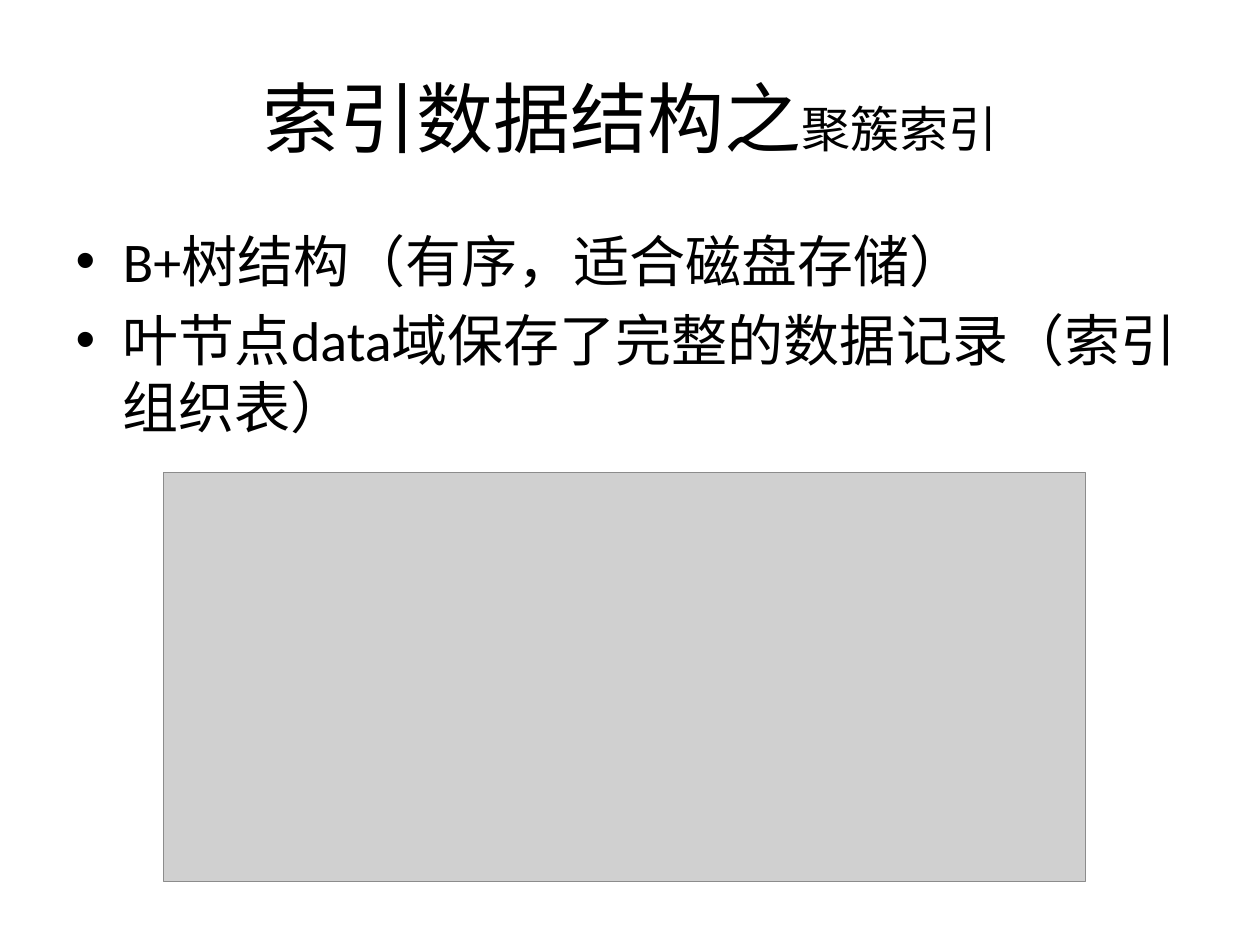
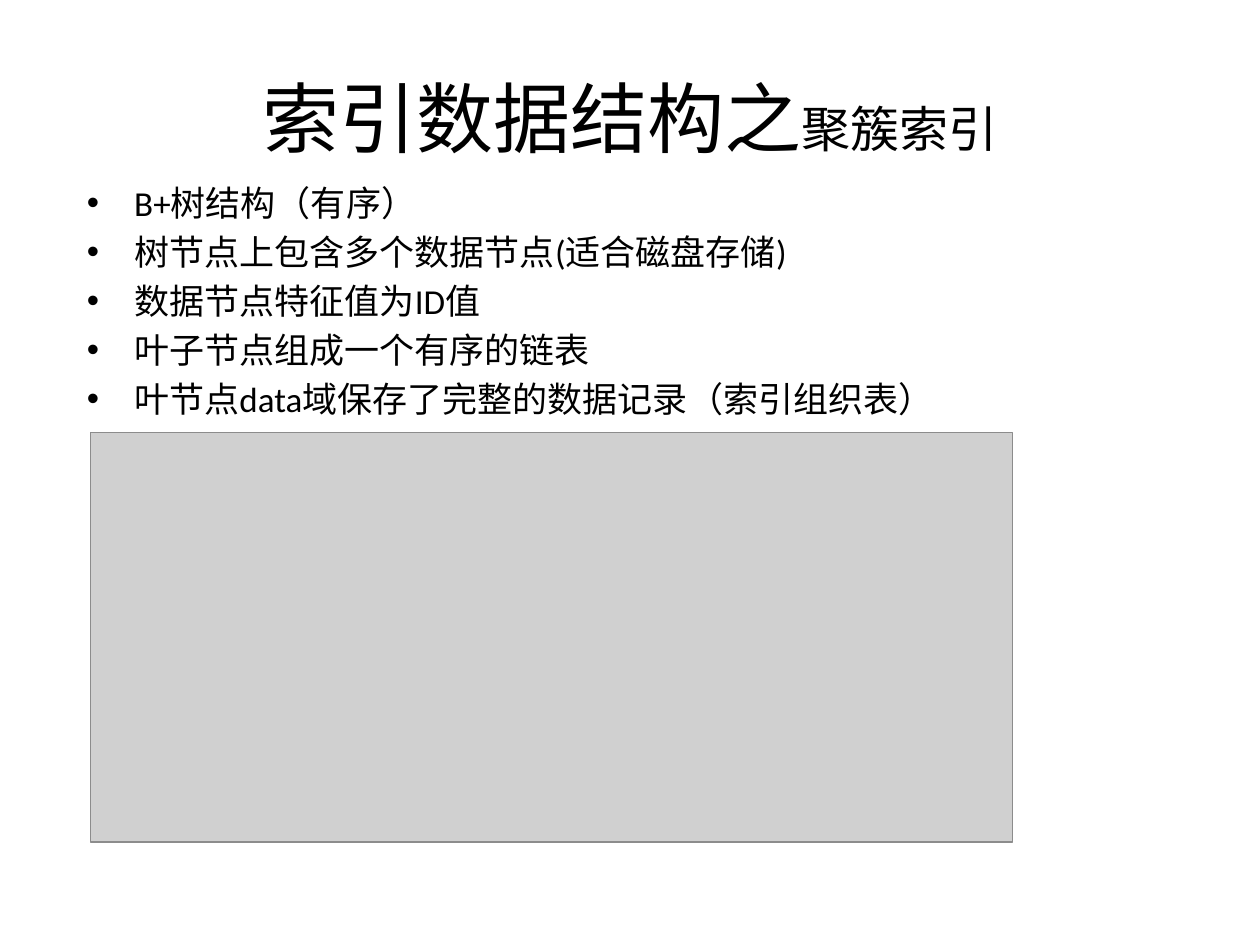
Before and after one commit to liuendy/practice, a slide deck: slide 3 of mysql/mysql分享 -索引.pptx. Drawn at 1260x945 pixels with LibreOffice and Linux fonts; fonts in the diff are those of the drawing; grey boxes stand for pictures. Boxes give left, top, right and bottom in pixels: in the first picture for what was removed or moved away, otherwise in the second. Text is boxed around its words. In the diff, an @@ line names an element or a change of style, - is before the commit and + after.

```diff
--- a/mysql/mysql分享 -索引.pptx
+++ b/mysql/mysql分享 -索引.pptx
@@ text "B+树结构（有序）": place and size @@
-text "B+树结构（有序）" at (123, 235, 1176, 433)
+text "B+树结构（有序）" at (134, 187, 933, 416)
@@ text at (134, 187, 787, 366): text changed; size 32 to 20 pt @@
-• B+树结构（有序，适合磁盘存储）
+• B+树结构（有序）
+• 树节点上包含多个数据节点(适合磁盘存储)
+• 数据节点特征值为ID值
+• 叶子节点组成一个有序的链表
@@ text at (134, 382, 933, 416): size 32 to 20 pt in "叶节点data域保存了完整的数据记录（索引组织表）"; less space between paragraphs @@
@@ picture: place and size @@
-picture at (164, 472, 1086, 882)
+picture at (91, 433, 1013, 843)
```
Also in this commit, not shown: 2 other slides changed, 1 other file.
